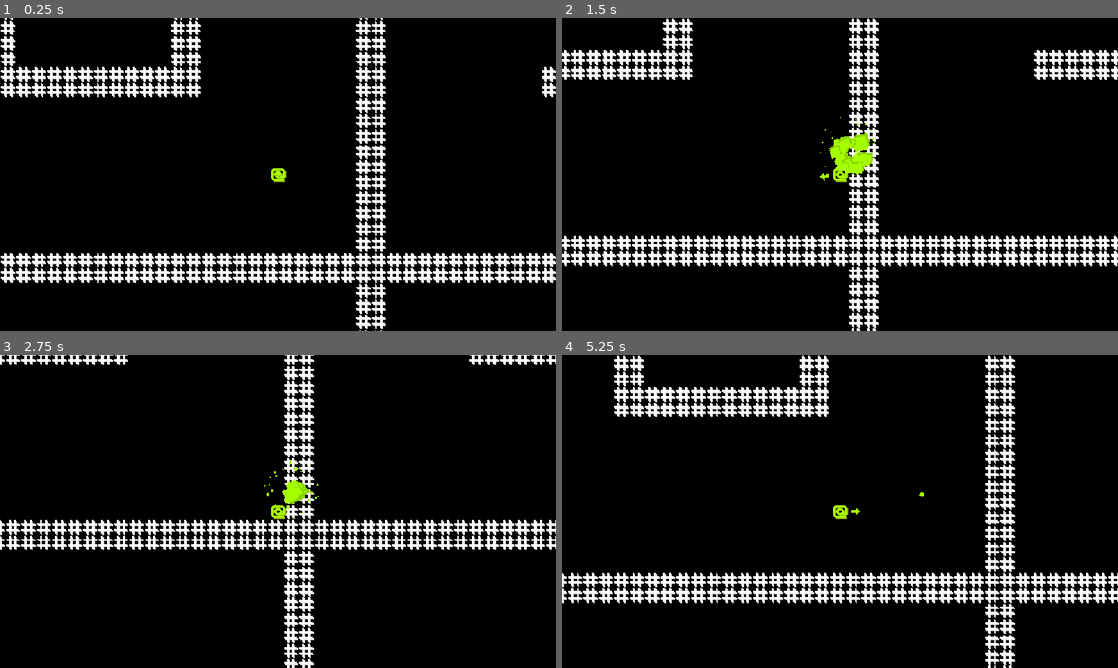
Above: before the commit, frames 1-4 (two rows, left to right).
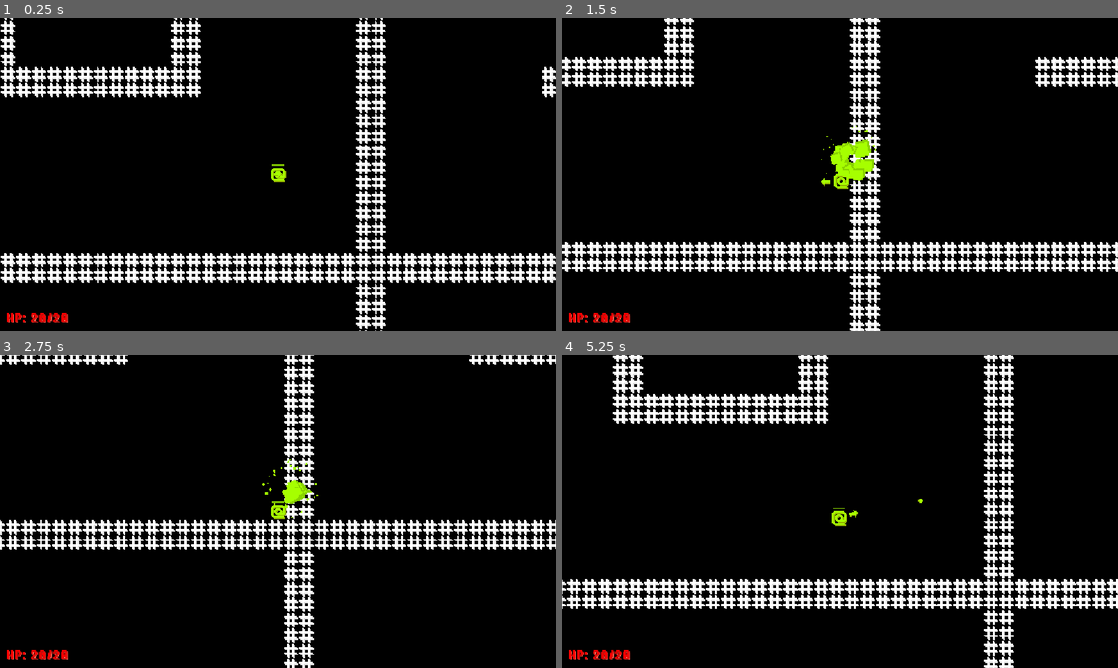
Above: after the commit, the same moments.

Repository: JLi69/codepatch
Game: Godot game, scene res://scenes/main.tscn
Same seed, same stepped clock (60 frames per second), same inputs: the game is played once before the commit and once after it.
Inputs (mouse positions are in pixels of both pictures, inside the frame that each line leads up to):
- Up to frame 1 (0.25 s): no input
- Up to frame 2 (1.5 s): tap Enter at 0.5 s; move the mouse to (962, 158) at 0.52 s; press the mouse at (962, 158) at 0.53 s; hold Right (right) 0.53-1.28 s; move the mouse to (728, 190) at 1.27 s; release the mouse at (728, 190) at 1.28 s; hold Down (down) from 1.28 s (still down); click (728, 190) at 1.35 s
- Up to frame 3 (2.75 s): move the mouse to (333, 442) at 2.02 s; release Down (down) at 2.03 s; press the mouse at (333, 442) at 2.03 s; hold Right (right) from 2.03 s (still down)
- Up to frame 4 (5.25 s): move the mouse to (812, 574) at 2.77 s; release Right (right) at 2.78 s; release the mouse at (812, 574) at 2.78 s; hold Up (up) 2.78-3.53 s; click (812, 574) at 2.85 s; move the mouse to (1006, 558) at 3.52 s; press the mouse at (1006, 558) at 3.53 s; hold Left (left) 3.53-5.03 s; move the mouse to (673, 464) at 4.27 s; release the mouse at (673, 464) at 4.28 s; click (673, 464) at 4.35 s; move the mouse to (867, 511) at 5.02 s; press the mouse at (867, 511) at 5.03 s; hold Down (down) from 5.03 s (still down)

The runs differ from the first frame. In frame 1, 0.3% of the frame differs, in the area x 1-52%, y 46-98%; in frame 2, 12%; in frame 3, 0.3%; in frame 4, 12%, in the area x 0-100%, y 0-100%.

Commit message:
Added health for the player.

Diff:
--- /dev/null
+++ b/scenes/hud.tscn
@@ -0,0 +1,60 @@
+[gd_scene format=3 uid="uid://c4soyhlgbaem5"]
+
+[ext_resource type="Script" uid="uid://b73v374qfge60" path="res://scripts/hud.gd" id="1_ahhtf"]
+[ext_resource type="FontFile" uid="uid://rshi05d6a6ra" path="res://assets/fonts/8BitOperator/8bitOperatorPlus-Bold.ttf" id="2_oo0fn"]
+[ext_resource type="FontFile" uid="uid://b3j21gnxq1jn1" path="res://assets/fonts/8BitOperator/8bitOperatorPlus8-Bold.ttf" id="3_5ysmq"]
+
+[node name="HUD" type="Control" unique_id=388640673]
+layout_mode = 3
+anchors_preset = 15
+anchor_right = 1.0
+anchor_bottom = 1.0
+grow_horizontal = 2
+grow_vertical = 2
+script = ExtResource("1_ahhtf")
+metadata/_edit_lock_ = true
+
+[node name="HP" type="Label" parent="." unique_id=1546642777]
+layout_mode = 0
+offset_left = 12.0
+offset_top = 602.0
+offset_right = 220.0
+offset_bottom = 637.0
+theme_override_colors/font_color = Color(1, 0, 0, 1)
+theme_override_colors/font_shadow_color = Color(0.9999897, 0.36780956, 0.30016372, 1)
+theme_override_colors/font_outline_color = Color(0.552962, 1.3596937e-06, 4.813075e-07, 1)
+theme_override_constants/shadow_offset_x = 2
+theme_override_constants/shadow_offset_y = 2
+theme_override_constants/outline_size = 4
+theme_override_fonts/font = ExtResource("2_oo0fn")
+theme_override_font_sizes/font_size = 24
+text = "HP: 0/0"
+
+[node name="GameOver" type="ColorRect" parent="." unique_id=1640683997]
+visible = false
+layout_mode = 0
+offset_right = 1152.0
+offset_bottom = 648.0
+color = Color(1, 0, 0, 0.627451)
+
+[node name="Label" type="Label" parent="GameOver" unique_id=529751198]
+layout_mode = 1
+anchors_preset = 8
+anchor_left = 0.5
+anchor_top = 0.5
+anchor_right = 0.5
+anchor_bottom = 0.5
+offset_left = -276.0
+offset_top = -210.0
+offset_right = 276.0
+offset_bottom = -126.0
+grow_horizontal = 2
+grow_vertical = 2
+theme_override_colors/font_shadow_color = Color(0.728822, 0.728822, 0.728822, 1)
+theme_override_constants/shadow_offset_x = 10
+theme_override_constants/shadow_offset_y = 5
+theme_override_fonts/font = ExtResource("3_5ysmq")
+theme_override_font_sizes/font_size = 120
+text = "PWNED!!!"
+horizontal_alignment = 1
+vertical_alignment = 1
--- a/scenes/main.tscn
+++ b/scenes/main.tscn
@@ -3,6 +3,7 @@
 [ext_resource type="PackedScene" uid="uid://dgjgeg20wsu0l" path="res://scenes/level.tscn" id="1_o5qli"]
 [ext_resource type="Script" uid="uid://bi6qy7dw4w0ss" path="res://scripts/main.gd" id="1_sugp2"]
 [ext_resource type="PackedScene" uid="uid://d2mkxvtm6be13" path="res://scenes/player.tscn" id="2_0wfyh"]
+[ext_resource type="PackedScene" uid="uid://c4soyhlgbaem5" path="res://scenes/hud.tscn" id="4_jyhfs"]
 
 [node name="Main" type="Node2D" unique_id=1303435590]
 script = ExtResource("1_sugp2")
@@ -13,3 +14,9 @@
 
 [node name="Camera2D" type="Camera2D" parent="Player" unique_id=429329471]
 zoom = Vector2(2, 2)
+position_smoothing_enabled = true
+position_smoothing_speed = 10.0
+
+[node name="UI" type="CanvasLayer" parent="." unique_id=1995622531]
+
+[node name="HUD" parent="UI" unique_id=388640673 instance=ExtResource("4_jyhfs")]
--- a/scenes/player.tscn
+++ b/scenes/player.tscn
@@ -2,9 +2,11 @@
 
 [ext_resource type="Texture2D" uid="uid://c43j6uibbak5m" path="res://assets/player.png" id="1_3vyb7"]
 [ext_resource type="Script" uid="uid://cb5s3t67ed2l4" path="res://scripts/player.gd" id="1_g2els"]
+[ext_resource type="PackedScene" uid="uid://22l51veb71vf" path="res://scenes/explosion.tscn" id="2_fjrip"]
 [ext_resource type="Texture2D" uid="uid://c5swaeta4slkg" path="res://assets/player_gun.png" id="3_qhqgy"]
 [ext_resource type="Script" uid="uid://bt63a25pcaj2a" path="res://scripts/player_gun.gd" id="4_dqkch"]
 [ext_resource type="PackedScene" uid="uid://cuq6wxunubqax" path="res://scenes/player_bullet.tscn" id="5_qlg0r"]
+[ext_resource type="PackedScene" uid="uid://bmvxbv854lfkj" path="res://scenes/enemies/healthbar.tscn" id="6_tuyoq"]
 
 [sub_resource type="RectangleShape2D" id="RectangleShape2D_3vyb7"]
 size = Vector2(9, 9)
@@ -14,6 +16,7 @@
 
 [node name="Player" type="CharacterBody2D" unique_id=815218065]
 script = ExtResource("1_g2els")
+explosion_scene = ExtResource("2_fjrip")
 
 [node name="Sprite2D" type="Sprite2D" parent="." unique_id=1389078752]
 texture = ExtResource("1_3vyb7")
@@ -36,4 +39,11 @@
 [node name="CollisionShape2D" type="CollisionShape2D" parent="BulletHitbox" unique_id=1155058624]
 shape = SubResource("CircleShape2D_qlg0r")
 
+[node name="Healthbar" parent="." unique_id=1693914397 instance=ExtResource("6_tuyoq")]
+offset_left = -6.0
+offset_top = -11.0
+offset_right = 6.0
+offset_bottom = -9.0
+healthbar_color = Color(0.47718537, 0.7402852, 0, 1)
+
 [connection signal="area_entered" from="BulletHitbox" to="." method="_on_bullet_hitbox_area_entered"]
--- /dev/null
+++ b/scripts/hud.gd
@@ -0,0 +1,16 @@
+extends Control
+
+class_name HUD
+
+func set_hp(health: int, max_health: int) -> void:
+	if max_health == 0:
+		$HP.hide()
+		return
+	$HP.show()
+	$HP.text = "HP: %d/%d" % [ health, max_health ]
+
+func show_game_over() -> void:
+	$GameOver.show()
+
+func hide_game_over() -> void:
+	$GameOver.hide()
--- a/scripts/level.gd
+++ b/scripts/level.gd
@@ -64,6 +64,8 @@
 	generate_level(size, size)
 	if player:
 		player.global_position = $PlayerSpawn.global_position
+		var camera: Camera2D = $/root/Main/Player/Camera2D
+		camera.position_smoothing_enabled = false
 
 	var top_left: Vector2i = Vector2i.ZERO
 	var bottom_right: Vector2i = Vector2i.ZERO
@@ -226,7 +228,8 @@
 
 func _process(delta: float) -> void:
 	# Spawn enemies
-	enemy_spawn_timer -= delta
+	if player.health > 0:
+		enemy_spawn_timer -= delta
 	if enemy_spawn_timer < 0.0:
 		spawn_enemies()
 		enemy_spawn_timer = enemy_spawn_interval * randf_range(1.0, 1.25)
--- a/scripts/main.gd
+++ b/scripts/main.gd
@@ -1,5 +1,15 @@
 extends Node2D
+
+@onready var camera: Camera2D = $/root/Main/Player/Camera2D
+@onready var player: Player = $/root/Main/Player
 
 func _ready() -> void:
 	RenderingServer.set_default_clear_color(Color.BLACK)
 	Input.mouse_mode = Input.MOUSE_MODE_CONFINED
+
+func get_hud() -> HUD:
+	return $UI/HUD
+
+func _process(delta: float) -> void:
+	if !camera.position_smoothing_enabled:
+		camera.position_smoothing_enabled = true
--- a/scripts/player.gd
+++ b/scripts/player.gd
@@ -10,7 +10,30 @@
 var shoot_cooldown: float = 0.5
 var health: int = max_health
 
+@export var explosion_scene: PackedScene
+@onready var hud: HUD = $/root/Main.get_hud()
+
 func _process(_delta: float) -> void:
+	if !visible:
+		velocity = Vector2.ZERO
+		return
+
+	if health <= 0:
+		hud.set_hp(0, 0)
+		hide()
+		var level: Level = get_node_or_null("/root/Main/Level")
+		if level:
+			var explosion: GPUParticles2D = explosion_scene.instantiate()
+			explosion.global_position = global_position
+			explosion.modulate = Color8(0xa6, 0xff, 0x00)
+			explosion.scale *= 0.5
+			explosion.connect("finished", hud.show_game_over)
+			level.add_child(explosion)
+		return
+
+	hud.set_hp(health, max_health)
+	$Healthbar.update_bar(health, max_health)
+
 	velocity = Vector2.ZERO
 
 	# Movement
@@ -37,5 +60,12 @@
 	)
 
 func _on_bullet_hitbox_area_entered(area: Area2D) -> void:
+	if health <= 0:
+		return
+
 	if area is Bullet:
+		health -= area.damage
 		area.explode()
+	elif area.get_parent() is Bug:
+		health = 0
+		area.get_parent().explode()
--- a/scripts/player_gun.gd
+++ b/scripts/player_gun.gd
@@ -17,6 +17,9 @@
 		scale.y = -size
 
 func _process(delta: float) -> void:
+	if player.health <= 0:
+		return
+
 	update_transform()
 
 	# Shoot bullets
Binary file added: assets/fonts/8BitOperator/8bitOperatorPlus-Bold.ttf
Not shown, added: assets/fonts/8BitOperator/8bitOperatorPlus-Bold.ttf.import
Binary file added: assets/fonts/8BitOperator/8bitOperatorPlus-Regular.ttf
Not shown, added: assets/fonts/8BitOperator/8bitOperatorPlus-Regular.ttf.import
Binary file added: assets/fonts/8BitOperator/8bitOperatorPlus8-Bold.ttf
Not shown, added: assets/fonts/8BitOperator/8bitOperatorPlus8-Bold.ttf.import
Binary file added: assets/fonts/8BitOperator/8bitOperatorPlus8-Regular.ttf
Not shown, added: assets/fonts/8BitOperator/8bitOperatorPlus8-Regular.ttf.import
Binary file added: assets/fonts/8BitOperator/8bitOperatorPlusSC-Bold.ttf
Not shown, added: assets/fonts/8BitOperator/8bitOperatorPlusSC-Bold.ttf.import
Binary file added: assets/fonts/8BitOperator/8bitOperatorPlusSC-Regular.ttf
Not shown, added: assets/fonts/8BitOperator/8bitOperatorPlusSC-Regular.ttf.import
(and 2 more such lines)
